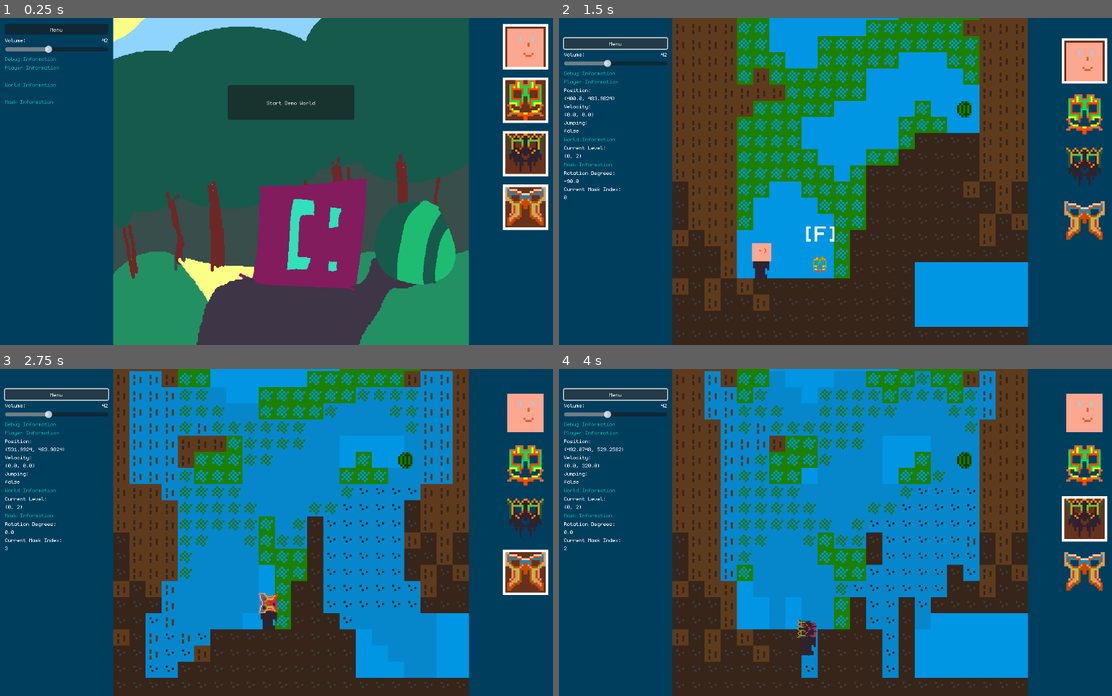
Above: before the commit, frames 1-4 (two rows, left to right).
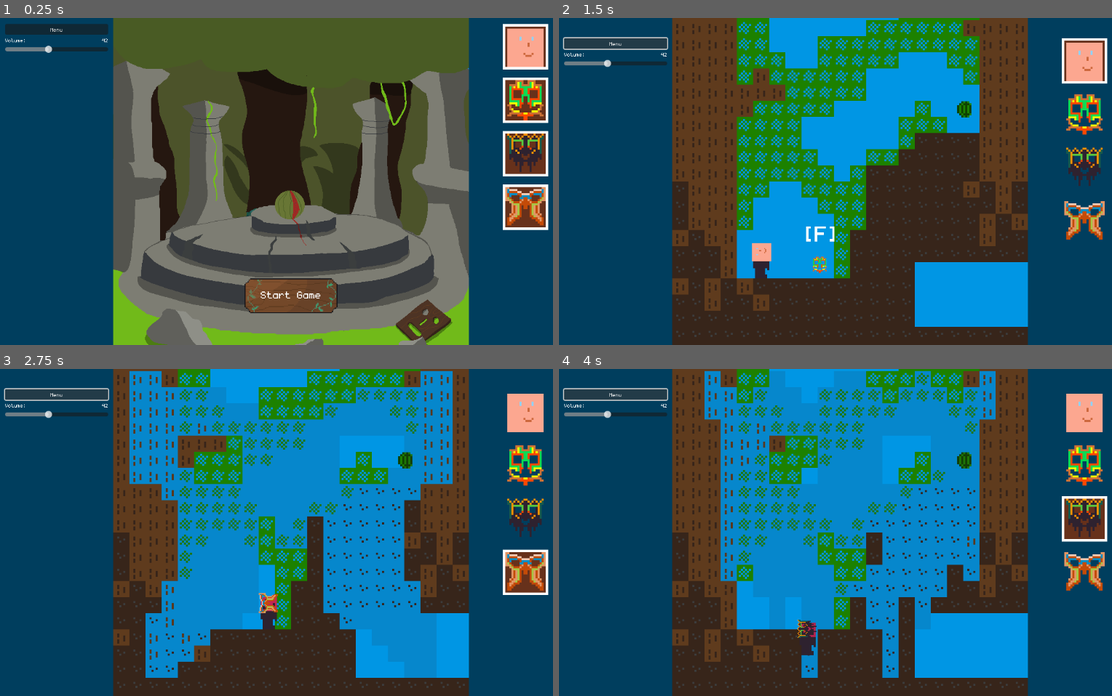
Above: after the commit, the same moments.

Repository: MightyLuu/rotatethatmaskinthejunglegame
Game: Godot game, scene res://assets/game_scene.tscn
Two runs of this game, one before a commit and one after it. Both use one fixed random seed, a clock stepped at 60 frames per second and the inputs below.
Inputs:
- Up to frame 1 (0.25 s): no input
- Up to frame 2 (1.5 s): click "Start Demo World" (after the commit: "Start Game") at 0.5 s; click "Menu" at 1.25 s
- Up to frame 3 (2.75 s): hold D (move_right) from 2.03 s (still down); tap F (pick_up) at 2.1 s; tap W (switch_mask_up) at 2.27 s
- Up to frame 4 (4 s): tap F (pick_up) at 2.85, 3.6 s; tap W (switch_mask_up) at 3.02 s; release D (move_right) at 3.53 s; hold A (move_left) from 3.53 s (still down)

The runs differ from the first frame. In frame 1, 63% of the frame differs, in the area x 0-85%, y 0-100%; in frame 2, 0.5%; in frame 3, 0.5%; in frame 4, 0.6%.

Commit message:
new main menu

Diff:
--- a/assets/menus/main_menu.tscn
+++ b/assets/menus/main_menu.tscn
@@ -2,12 +2,14 @@
 
 [ext_resource type="Script" uid="uid://by4wqf1k85wrk" path="res://assets/menus/main_menu.gd" id="1_o8mnx"]
 [ext_resource type="Theme" uid="uid://by6jw8pw458ma" path="res://assets/menus/main_theme.tres" id="1_x2l61"]
-[ext_resource type="Texture2D" uid="uid://sx1qgmnq245q" path="res://assets/menus/tmp_mainmenu.png" id="2_0i0v4"]
 [ext_resource type="Texture2D" uid="uid://dma481jw74gqg" path="res://assets/masks/mask1.png" id="2_cav7f"]
+[ext_resource type="Texture2D" uid="uid://biat3e6eugx14" path="res://assets/menus/mainmenu.png" id="3_b06lc"]
 [ext_resource type="Texture2D" uid="uid://cxxe4vkxgfa7d" path="res://assets/masks/mask0.png" id="3_oaiin"]
 [ext_resource type="AudioStream" uid="uid://dxymlucoftw41" path="res://assets/Music/65_loop.ogg" id="4_ta3oe"]
 [ext_resource type="Texture2D" uid="uid://dgft7wwlo3dgl" path="res://assets/masks/mask2.png" id="4_x407y"]
 [ext_resource type="Texture2D" uid="uid://dgvgyuklr8t1q" path="res://assets/masks/mask3.png" id="5_oaiin"]
+[ext_resource type="Texture2D" uid="uid://bg883gwo0xto6" path="res://assets/menus/button.png" id="8_shqof"]
+[ext_resource type="Texture2D" uid="uid://d1kug5ooydk7y" path="res://assets/menus/button_hov.png" id="9_b06lc"]
 
 [sub_resource type="Theme" id="Theme_x2l61"]
 
@@ -127,6 +129,7 @@
 value = 42.0
 
 [node name="DebugContent" type="VBoxContainer" parent="HBoxContainer/Left/MarginContainer2/VBoxContainer" groups=["debug_area"]]
+visible = false
 layout_mode = 2
 theme = SubResource("Theme_30wg0")
 
@@ -183,7 +186,7 @@
 [node name="TextureRect" type="TextureRect" parent="HBoxContainer"]
 layout_mode = 2
 theme = SubResource("Theme_30wg0")
-texture = ExtResource("2_0i0v4")
+texture = ExtResource("3_b06lc")
 
 [node name="Right" type="PanelContainer" parent="HBoxContainer"]
 custom_minimum_size = Vector2(224, 0)
@@ -265,7 +268,7 @@
 texture = ExtResource("5_oaiin")
 stretch_mode = 5
 
-[node name="DemoLevelStart" type="Button" parent="."]
+[node name="DemoLevelStart" type="TextureButton" parent="."]
 custom_minimum_size = Vector2(250, 69)
 layout_mode = 1
 anchors_preset = 8
@@ -273,13 +276,25 @@
 anchor_top = 0.5
 anchor_right = 0.5
 anchor_bottom = 0.5
-offset_left = -73.5
-offset_top = -172.5
-offset_right = 73.5
-offset_bottom = -141.5
+offset_left = -125.0
+offset_top = 192.0
+offset_right = 125.0
+offset_bottom = 261.0
 grow_horizontal = 2
 grow_vertical = 2
-text = "Start Demo World"
+texture_normal = ExtResource("8_shqof")
+texture_pressed = ExtResource("8_shqof")
+texture_hover = ExtResource("9_b06lc")
+stretch_mode = 5
+
+[node name="Label" type="Label" parent="DemoLevelStart"]
+layout_mode = 0
+offset_left = 65.0
+offset_top = 17.5
+offset_right = 275.0
+offset_bottom = 62.5
+theme_override_font_sizes/font_size = 32
+text = "Start Game"
 
 [node name="AudioStreamPlayer" type="AudioStreamPlayer" parent="."]
 stream = ExtResource("4_ta3oe")
Binary file added: assets/menus/button.aseprite
Binary file added: assets/menus/button.png
Not shown, added: assets/menus/button.png.import
Binary file added: assets/menus/button_hov.png
Not shown, added: assets/menus/button_hov.png.import
Binary file added: assets/menus/mainmenu.aseprite
Binary file added: assets/menus/mainmenu.png
Not shown, added: assets/menus/mainmenu.png.import
